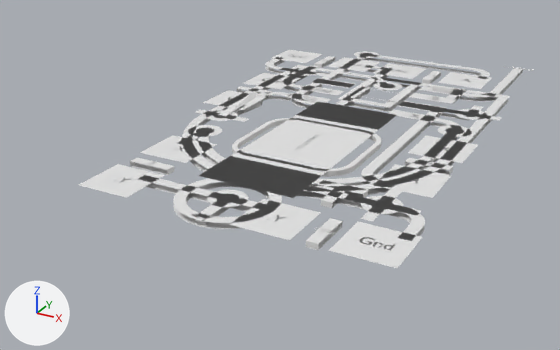
Before and after pictures for a commit that changed the Blender file primitives/nand2q/nand2q.blend.
One viewpoint serves both versions: a 50 mm camera at (6.02, -12.49, 5.21) aimed at (-0.82, -0.06, -1.0). The axes (+X, +Y, +Z) are drawn at lower left. The lights are the same throughout.
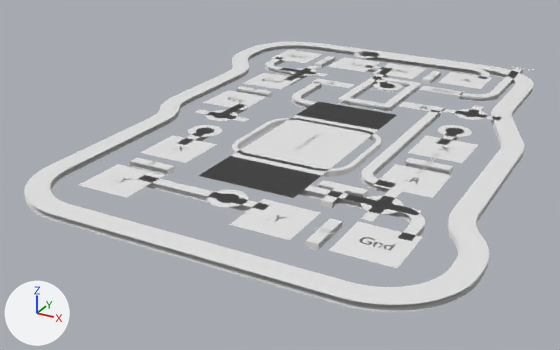
What changed in the scene script:
```text
Add me_plane_011:
    me_plane_011.from_pydata(...)  # 186 vertices, 93 faces; spans x -4.3..3.9, y -4.8..6.1, z -0.1..0.0
Change ob_plane_003:
    add ob_plane_003.hide_set(True)  # its collection is switched off
Change ob_plane_035:
    add ob_plane_035.hide_set(True)  # its collection is switched off
Change ob_text_038:
    add ob_text_038.hide_set(True)  # its collection is switched off
Change ob_text_039:
    add ob_text_039.hide_set(True)  # its collection is switched off
Change ob_text_040:
    add ob_text_040.hide_set(True)  # its collection is switched off
Change ob_text_041:
    add ob_text_041.hide_set(True)  # its collection is switched off
Change ob_text_042:
    add ob_text_042.hide_set(True)  # its collection is switched off
Change ob_text_043:
    add ob_text_043.hide_set(True)  # its collection is switched off
Change ob_plane_039:
    add ob_plane_039.hide_set(True)  # its collection is switched off
Change ob_text_008:
    add ob_text_008.hide_set(True)  # its collection is switched off
Change ob_text_010:
    add ob_text_010.hide_set(True)  # its collection is switched off
Change ob_text_045:
    add ob_text_045.hide_set(True)  # its collection is switched off
Add ob_barrier:
    ob_barrier = bpy.data.objects.new('barrier', me_plane_011)
    ob_barrier.location = (0.0, 0.0, 0.0)
    _m = ob_barrier.modifiers.new('Solidify', 'SOLIDIFY')
    _m.solidify_mode = 'NON_MANIFOLD'
    _m.thickness = 0.4
    _m.offset = 0.0
    _m.use_rim_only = True
    _m.nonmanifold_boundary_mode = 'ROUND'
```

Pixel boxes [x1, y1, x2, y2] of what changed, in the pictures (560 x 350 px):
'barrier', added
    after: [24, 42, 534, 312]
'Plane.003', hidden
    before: [173, 54, 510, 229]
'Plane.039', hidden
    before: [195, 70, 470, 225]
'Plane.035', hidden
    before: [286, 78, 456, 122]
'Text.045', hidden
    before: [192, 214, 214, 221]
'Text.040', hidden
    before: [416, 104, 433, 109]
'Text.039', hidden
    before: [311, 88, 332, 93]
'Text.008', hidden
    before: [452, 88, 466, 92]
'Text.041', hidden
    before: [428, 97, 438, 100]
'Text.043', hidden
    before: [301, 95, 315, 101]
